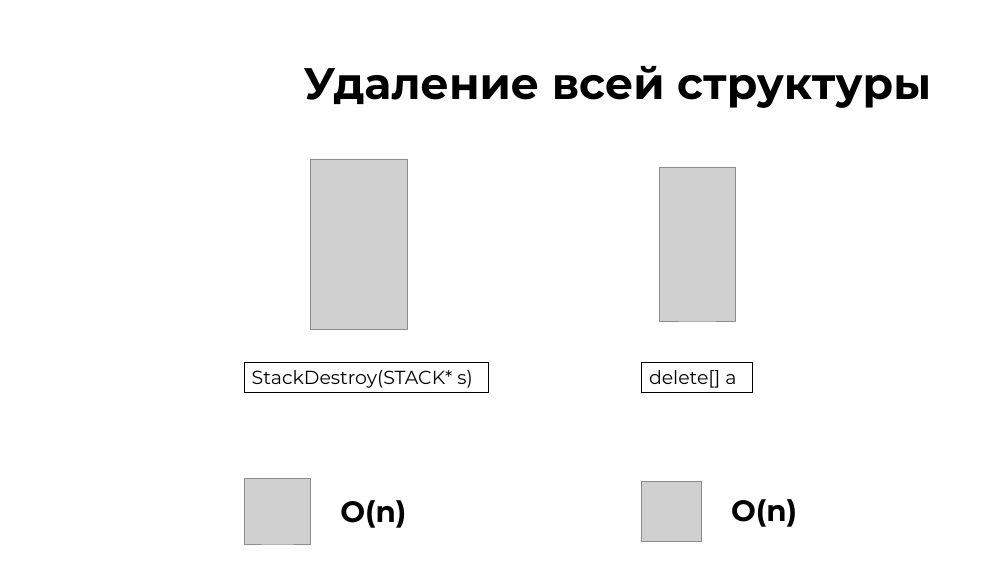
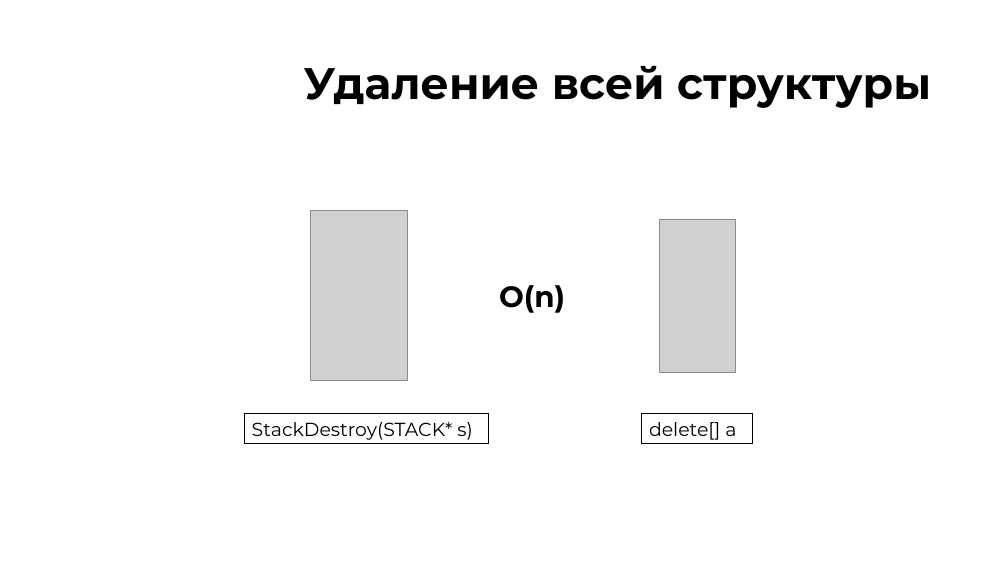
Before and after one commit to iCatOK/LabsMambFakhrTeam, a slide deck: slide 11 of SAOD_massive_stack2 (1).pptx. Drawn at 1008x567 pixels with LibreOffice and Linux fonts; fonts in the diff are those of the drawing; grey boxes stand for pictures; background and template pictures are left out. Boxes give left, top, right and bottom in pixels: in the first picture for what was removed or moved away, otherwise in the second. Text is boxed around its words. In the diff, an @@ line names an element or a change of style, - is before the commit and + after.

Commit message:
justice

```diff
--- a/SAOD_massive_stack2 (1).pptx
+++ b/SAOD_massive_stack2 (1).pptx
@@ text "O(n)": place and size @@
-text "O(n)" at bbox=[340, 500, 406, 528]
+text "O(n)" at bbox=[499, 285, 565, 313]
@@ 2 pictures, 2 rectangles: place and size @@
-2 pictures, 2 rectangles at bbox=[244, 160, 753, 392]
+2 pictures, 2 rectangles at bbox=[244, 211, 753, 444]
@@ picture removed at bbox=[244, 478, 310, 544] @@
@@ picture removed at bbox=[642, 481, 702, 541] @@
@@ text removed at bbox=[731, 499, 797, 527] @@
-O(n)
```
